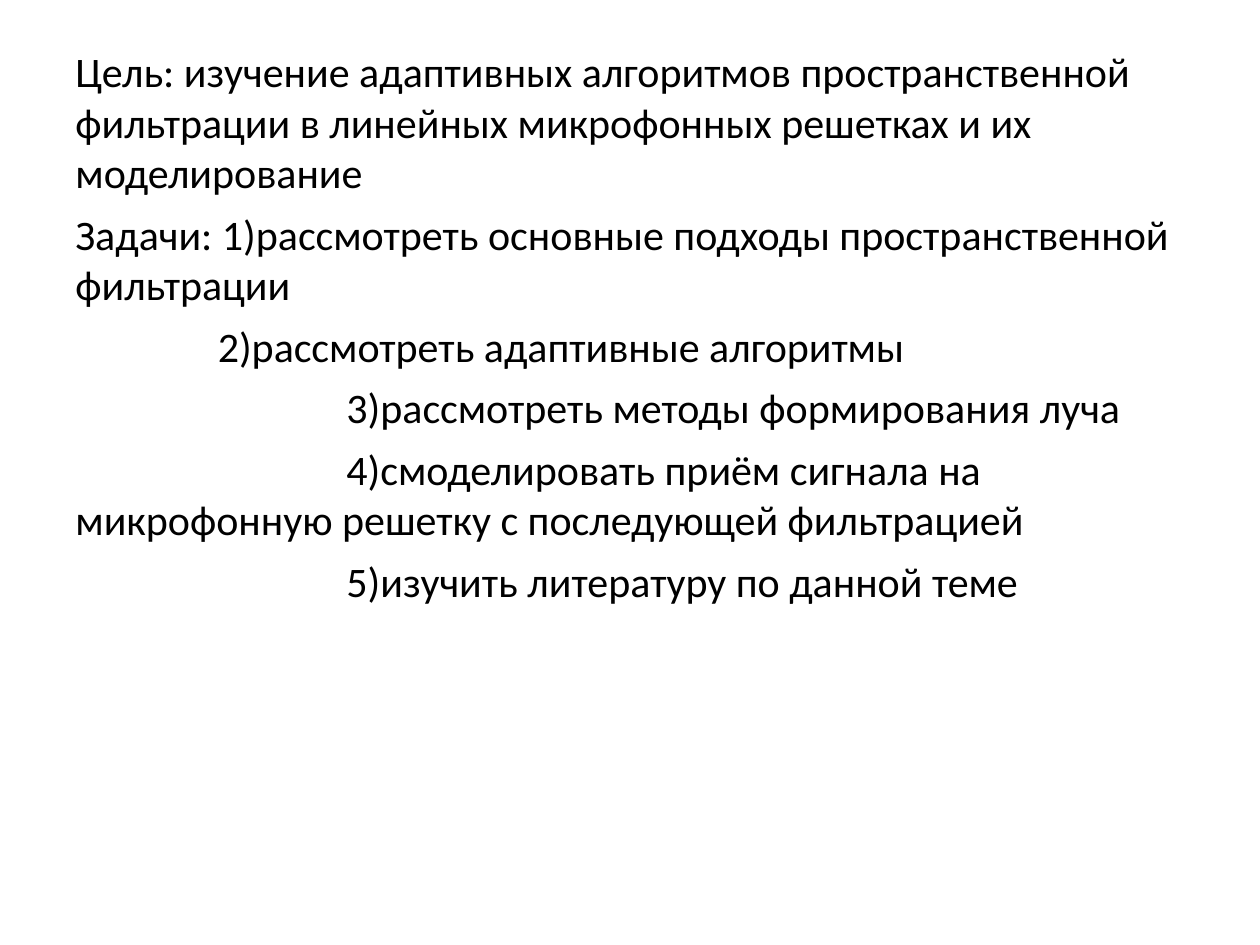
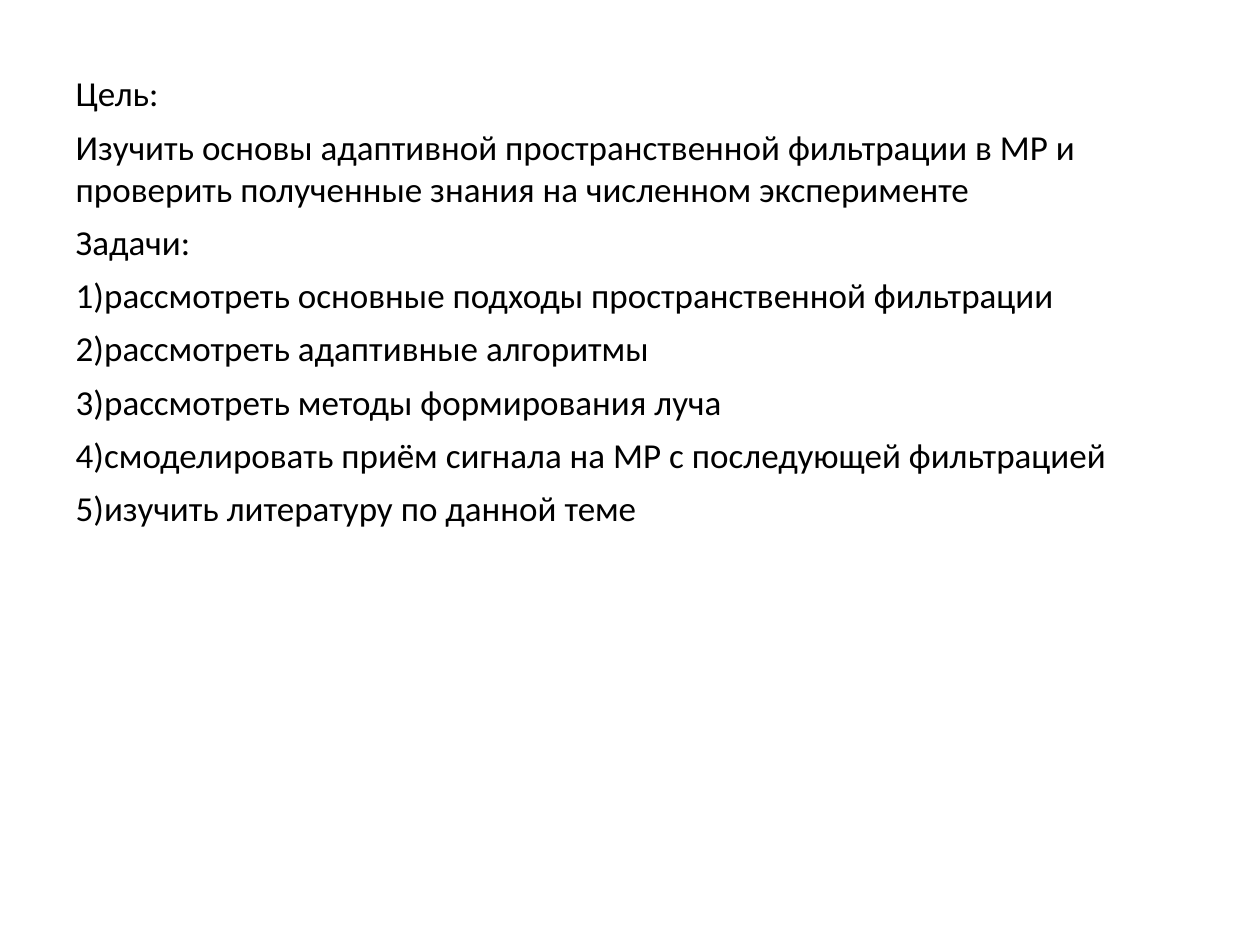
Before and after one commit to Rernamp/microphone_arrays, a slide deck: slide 2 of student_session_2021/Доклад.pptx. Drawn at 1260x945 pixels with LibreOffice and Linux fonts; fonts in the diff are those of the drawing. Boxes give left, top, right and bottom in pixels: in the first picture for what was removed or moved away, otherwise in the second. Text is boxed around its words. In the diff, an @@ line names an element or a change of style, - is before the commit and + after.

Commit message:
commit #1

```diff
--- a/student_session_2021/Доклад.pptx
+++ b/student_session_2021/Доклад.pptx
@@ text "Цель:": place and size @@
-text "Цель:" at bbox=[75, 58, 1168, 604]
+text "Цель:" at bbox=[76, 83, 1106, 527]
@@ text at bbox=[76, 83, 1075, 314]: text changed; size 24 to 20 pt @@
-Цель: изучение адаптивных алгоритмов пространственной фильтрации в линейных микрофонных решетках и их моделирование
-Задачи: 1)рассмотреть основные подходы пространственной фильтрации
+Цель:
+Изучить основы адаптивной пространственной фильтрации в МР и проверить полученные знания на численном эксперименте
+Задачи:
+1)рассмотреть основные подходы пространственной фильтрации
@@ text at bbox=[76, 335, 721, 527]: size 24 to 20 pt in "2)рассмотреть адаптивные алгоритмы", "3)рассмотреть методы формирования луча", "5)изучить литературу по данной теме" @@
@@ text at bbox=[76, 442, 1106, 474]: text changed; size 24 to 20 pt @@
-4)смоделировать приём сигнала на микрофонную решетку с последующей фильтрацией
+4)смоделировать приём сигнала на МР с последующей фильтрацией
```
Also in this commit, not shown: 3 other slides changed, 4 slides added, 4 slides removed.
